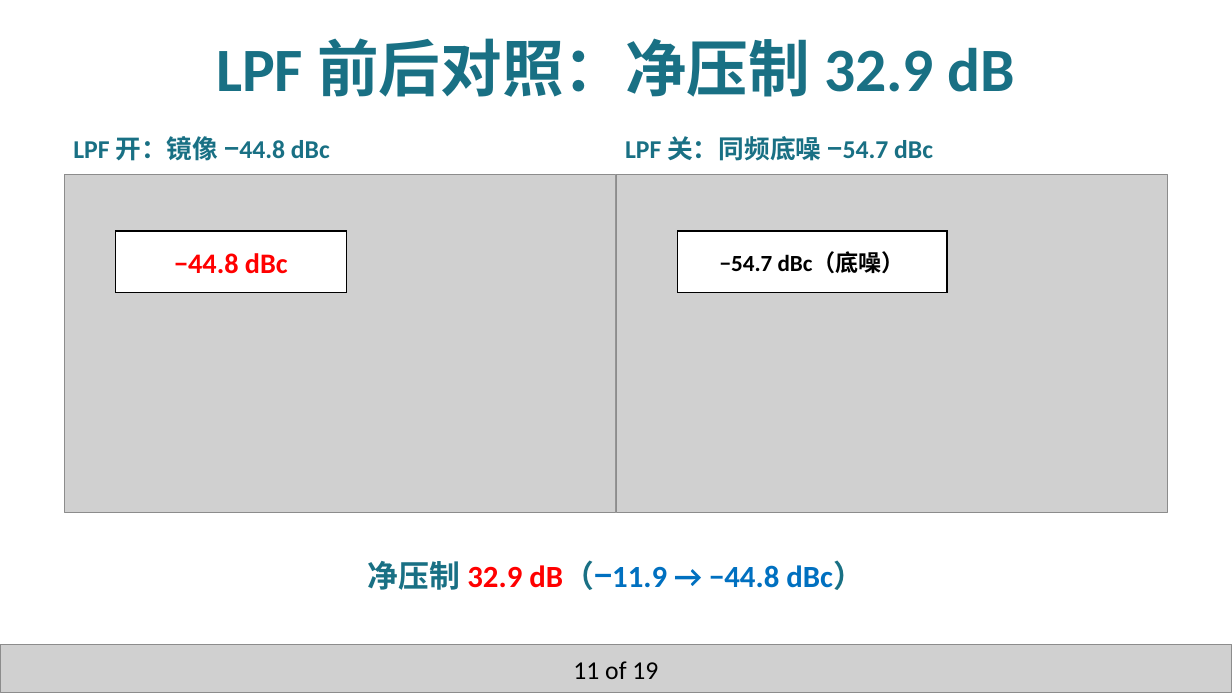
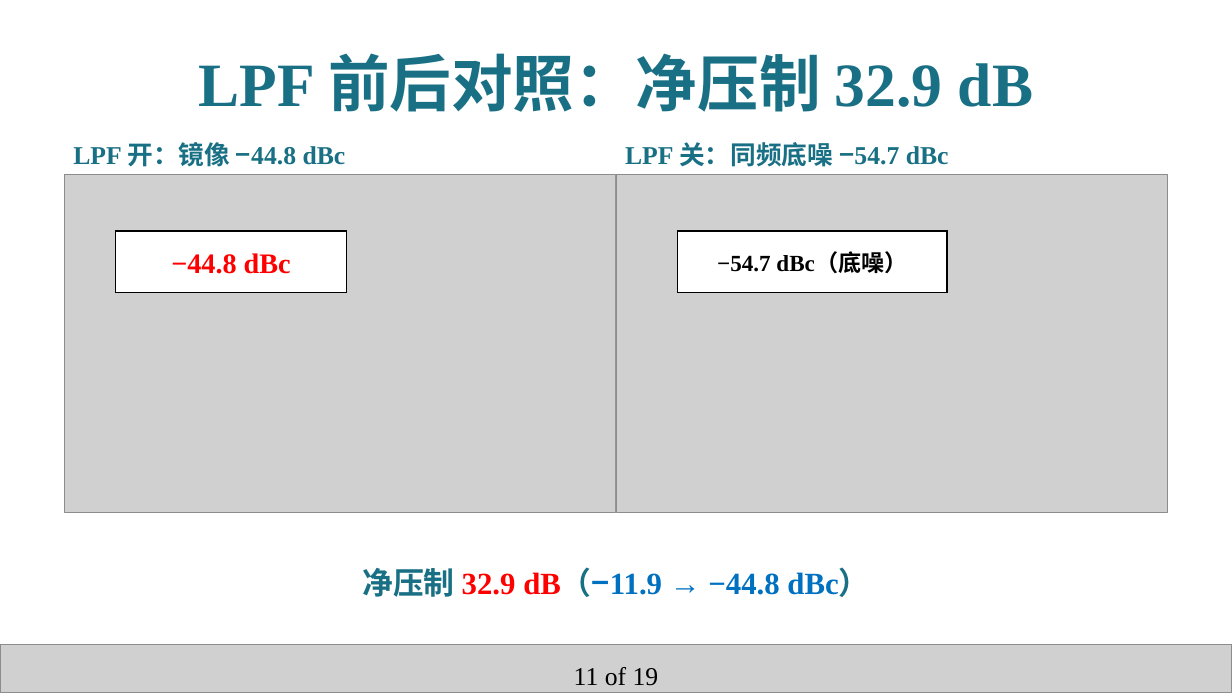
Before and after one commit to Lway-ai/ppt-team, a slide deck: slide 12 of examples/fm_iq_receiver_rmo01a/FM_IQ_Receiver_RFIC2024.pptx. Drawn at 1232x693 pixels with LibreOffice and Linux fonts; fonts in the diff are those of the drawing; grey boxes stand for pictures. Boxes give left, top, right and bottom in pixels: in the first picture for what was removed or moved away, otherwise in the second. Text is boxed around its words. In the diff, an @@ line names an element or a change of style, - is before the commit and + after.

```diff
--- a/examples/fm_iq_receiver_rmo01a/FM_IQ_Receiver_RFIC2024.pptx
+++ b/examples/fm_iq_receiver_rmo01a/FM_IQ_Receiver_RFIC2024.pptx
@@ rectangle "−44.8 dBc" at (116, 231, 347, 293): font Calibri to Times New Roman @@
@@ rectangle "−54.7 dBc（底噪）" at (677, 231, 947, 293): font Calibri to Times New Roman @@
@@ font Calibri to Times New Roman; line spacing 1 to 1.2; more space between paragraphs in 5 elements at (199, 53, 1033, 112), (574, 667, 659, 686), (73, 142, 346, 167), (625, 142, 949, 167), (362, 568, 869, 597) @@
```
Also in this commit, not shown: 18 other slides changed, 25 other files.
